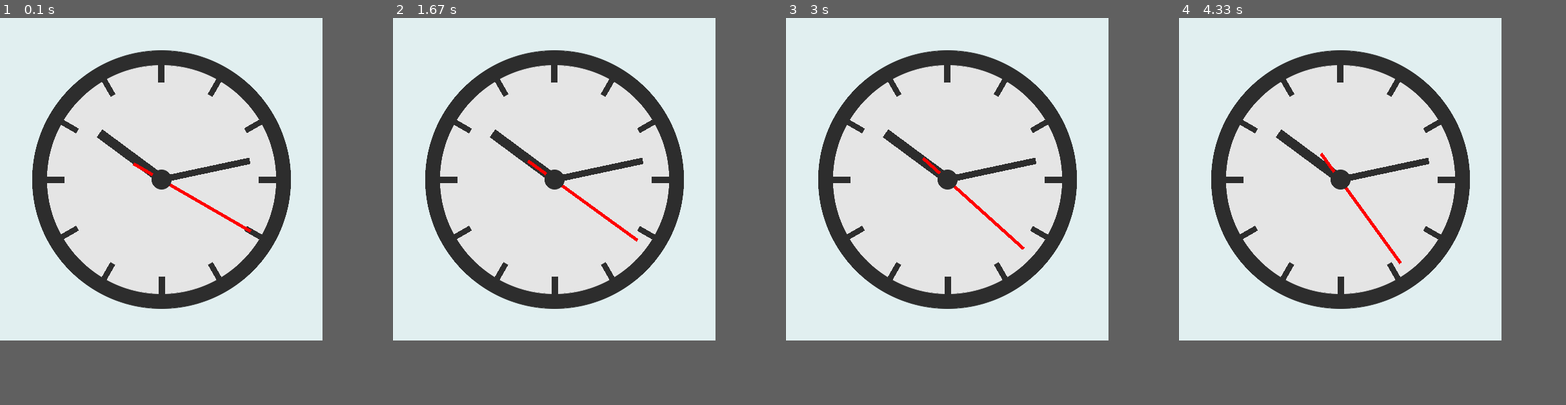
Above: before the commit, frames 1-4 (left to right).
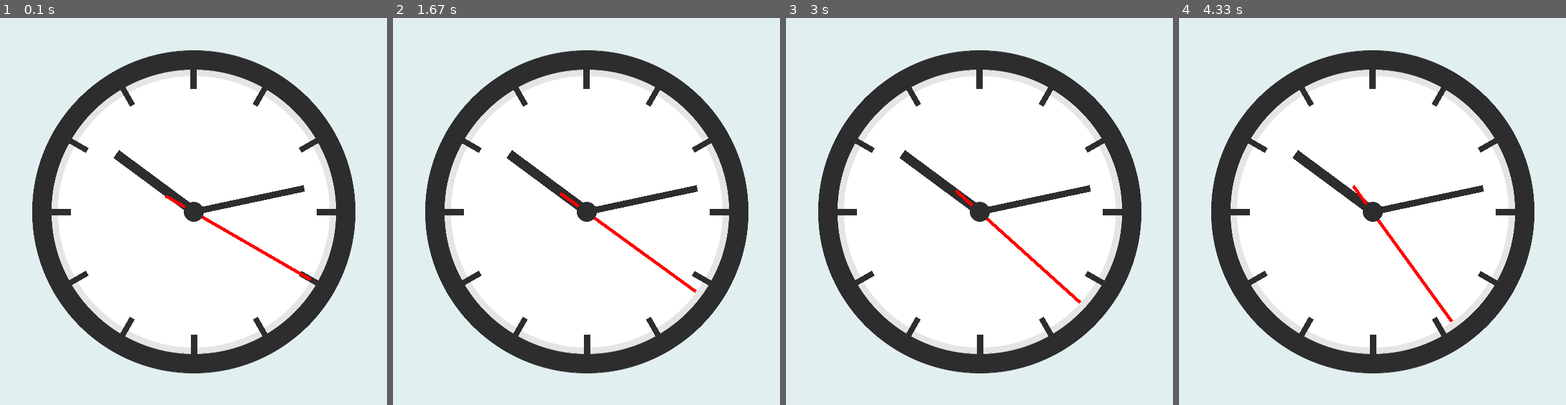
Above: after the commit, the same moments.

Repository: educ8s/Python-Analog-Clock-with-pygame
Game: pygame game, started from main.py
The game is run twice, just before and just after one commit, with the same random seed, the same clock (stepped at 60 frames per second) and the same inputs.
Inputs:
- Up to frame 1 (0.1 s): no input
- Up to frame 2 (1.67 s): no input
- Up to frame 3 (3 s): no input
- Up to frame 4 (4.33 s): no input
In our replay, the window is 500x500 before the commit and 600x600 after it. These sizes can differ from the game's own. Grey fills any space a smaller window leaves; there, only what the larger window draws over its background counts as a difference.

The runs differ from the first frame. In frame 1, 51% of the frame differs, in the area x 8-92%, y 8-92%; in frame 2, 51%; in frame 3, 51%; in frame 4, 51%.

Commit message:
1.01
Improved Code

Diff:
--- a/clock.py
+++ b/clock.py
@@ -4,6 +4,7 @@
 
 dark_grey = (45, 45, 45)
 light_grey = (229, 229, 229)
+white = (255, 255, 255)
 
 class AnalogClock:
 	def __init__(self, position, size, screen_width, screen_height):
@@ -37,17 +38,20 @@
 		pygame.gfxdraw.aacircle(surface, self.position[0], self.position[1], self.size, dark_grey)
 		pygame.gfxdraw.filled_circle(surface, self.position[0], self.position[1], self.size, dark_grey)
 
-		pygame.gfxdraw.aacircle(surface, self.position[0], self.position[1], self.size - 23, light_grey)
-		pygame.gfxdraw.filled_circle(surface, self.position[0], self.position[1], self.size - 23, light_grey)
+		pygame.gfxdraw.aacircle(surface, self.position[0], self.position[1], self.size - 30, light_grey)
+		pygame.gfxdraw.filled_circle(surface, self.position[0], self.position[1], self.size - 30, light_grey)
+
+		pygame.gfxdraw.aacircle(surface, self.position[0], self.position[1], self.size - 40, white)
+		pygame.gfxdraw.filled_circle(surface, self.position[0], self.position[1], self.size - 40, white)
 
 		num_ticks = 12
 		tick_length = self.size
 
 		for i in range(num_ticks):
-			angle = (i / num_ticks) * 360  # Calculate angle in degrees
-			angle_rad = math.radians(angle)  # Convert angle to radians
-			start_radius = self.size -5  # Start near the edge of the middle circle
-			end_radius = start_radius - tick_length  # End slightly closer to the center
+			angle = (i / num_ticks) * 360
+			angle_rad = math.radians(angle)
+			start_radius = self.size -5
+			end_radius = start_radius - tick_length
 
 			start_x = self.position[0] + start_radius * math.cos(angle_rad)
 			start_y = self.position[1] + start_radius * math.sin(angle_rad)
@@ -56,8 +60,8 @@
 
 			pygame.draw.line(surface, dark_grey, (start_x, start_y), (end_x, end_y), 10)
 
-		pygame.gfxdraw.aacircle(surface, self.position[0], self.position[1], self.size - 50, light_grey)
-		pygame.gfxdraw.filled_circle(surface, self.position[0], self.position[1], self.size - 50, light_grey)
+		pygame.gfxdraw.aacircle(surface, self.position[0], self.position[1], self.size - 60, white)
+		pygame.gfxdraw.filled_circle(surface, self.position[0], self.position[1], self.size - 60, white)
 
 	def _get_current_time(self):
 		current_time = datetime.now()
--- a/main.py
+++ b/main.py
@@ -1,8 +1,8 @@
 import pygame, sys
 from clock import AnalogClock
 
-SCREEN_WIDTH = 500
-SCREEN_HEIGHT = 500
+SCREEN_WIDTH = 600
+SCREEN_HEIGHT = 600
 
 pygame.init()
 background_color = (225, 239, 240)
@@ -11,7 +11,7 @@
 pygame.display.set_caption("Analog Clock")
 
 clock = pygame.time.Clock()
-analog_clock = AnalogClock((250,250), 200, SCREEN_WIDTH, SCREEN_HEIGHT)
+analog_clock = AnalogClock((300,300), 250, SCREEN_WIDTH, SCREEN_HEIGHT)
 
 while True:
 	for event in pygame.event.get():
